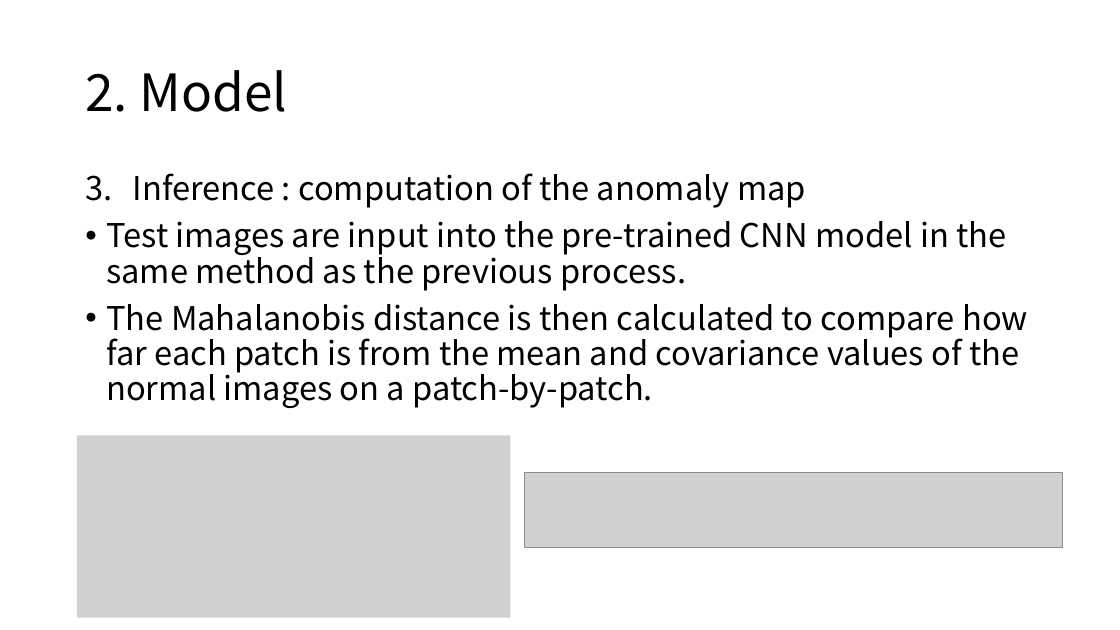
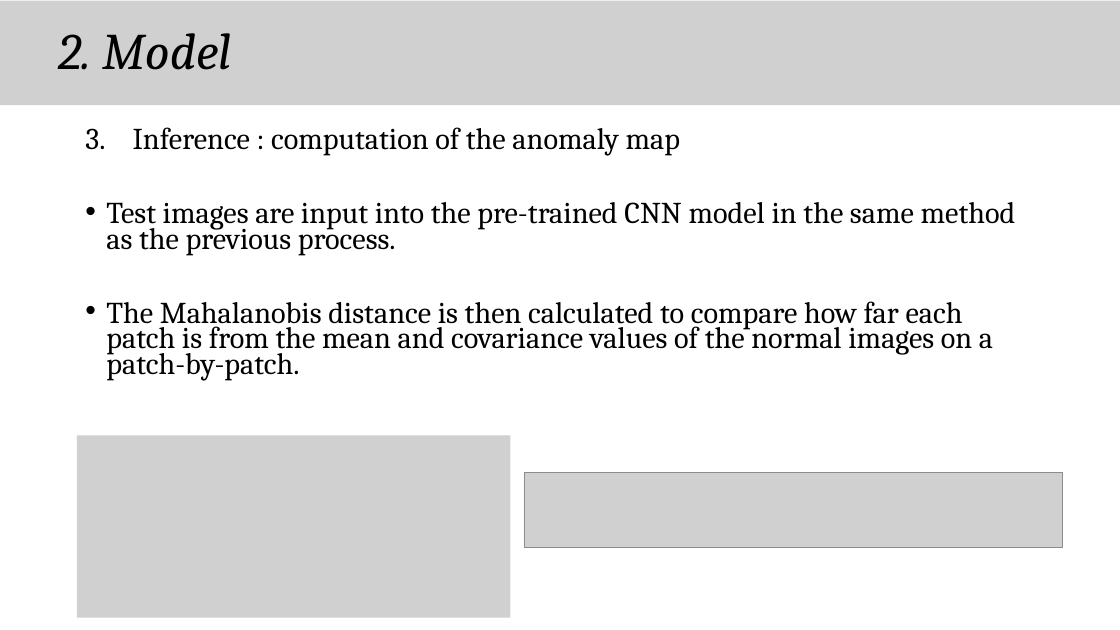
Before and after one commit to chroion/paper-review, a slide deck: slide 10 of Patch Distribution Modeling Framework for Anomaly Detection and Localization/Patch Distribution Modeling Framework for Anomaly Detection and Localization(eng).pptx (slide 9 before the commit). Drawn at 1120x630 pixels with LibreOffice and Linux fonts; fonts in the diff are those of the drawing; grey boxes stand for pictures. Boxes give left, top, right and bottom in pixels: in the first picture for what was removed or moved away, otherwise in the second. Text is boxed around its words. In the diff, an @@ line names an element or a change of style, - is before the commit and + after.

```diff
--- a/Patch Distribution Modeling Framework for Anomaly Detection and Localization/Patch Distribution Modeling Framework for Anomaly Detection and Localization(eng).pptx
+++ b/Patch Distribution Modeling Framework for Anomaly Detection and Localization/Patch Distribution Modeling Framework for Anomaly Detection and Localization(eng).pptx
@@ picture added at box(0, 1, 1120, 105) @@
@@ text "2. Model": place and size @@
-text "2. Model" at box(85, 70, 288, 112)
+text "2. Model" at box(58, 33, 231, 70)
@@ text "2. Model" at box(58, 33, 231, 70): font Noto Sans CJK KR to Cambria, italic on @@
@@ text "Inference : computation of the ...": place and size @@
-text "Inference : computation of the ..." at box(106, 173, 1028, 408)
+text "Inference : computation of the ..." at box(106, 127, 1016, 380)
@@ text "Inference : computation of the ..." at box(106, 127, 1016, 380): size 28 to 25.9 pt, font Noto Sans CJK KR to Cambria; line spacing 0.9 to 0.7 @@
```
Also in this commit, not shown: 8 other slides changed, 3 slides added, 1 slide removed.
